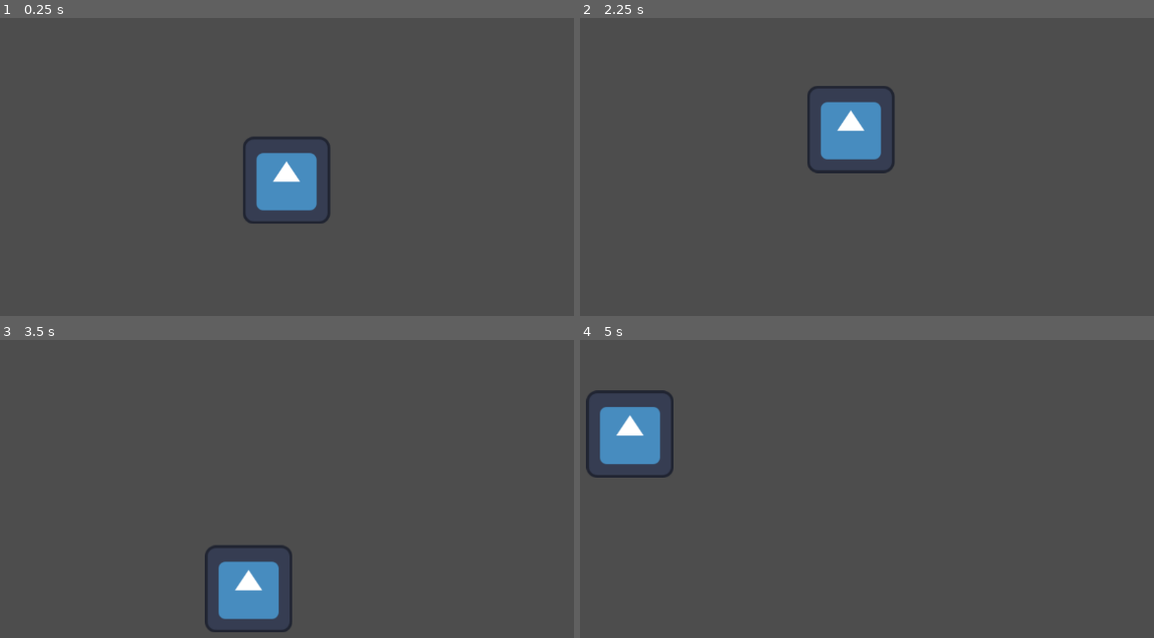
Above: before the commit, frames 1-4 (two rows, left to right).
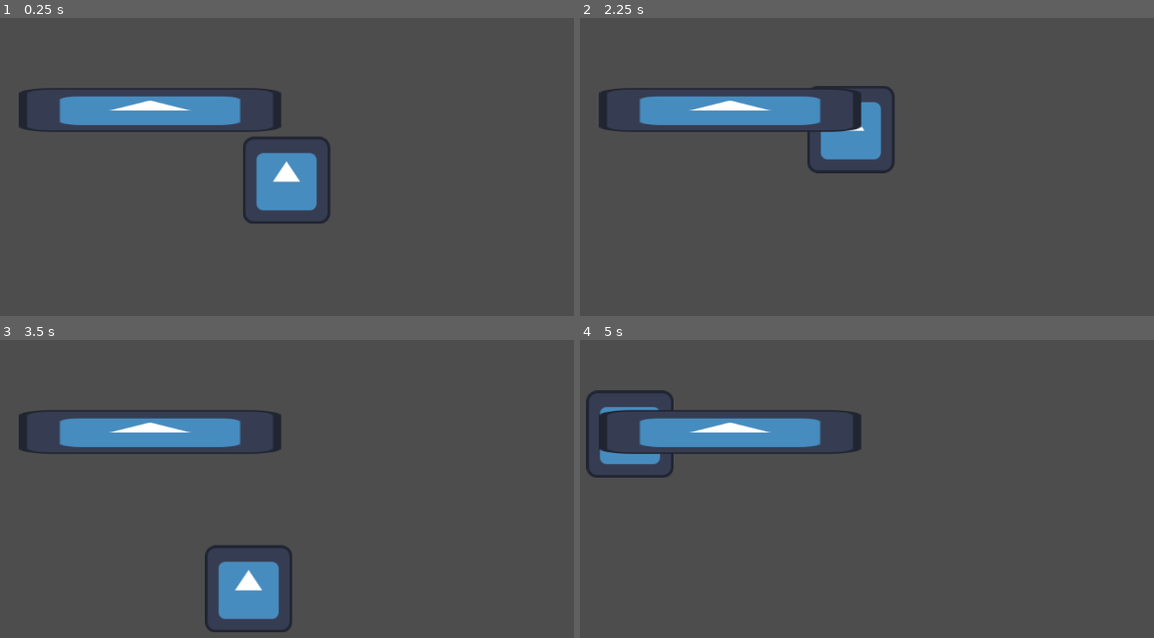
Above: after the commit, the same moments.

Repository: maa8938/DuckGun
Game: Godot game, scene res://main.tscn
Same seed, same stepped clock (60 frames per second), same inputs: the game is played once before the commit and once after it. The engine's default icon, where the game draws it, is replaced by a stand-in: a white triangle on a blue panel in a dark square.
Inputs (mouse positions are in pixels of both pictures, inside the frame that each line leads up to):
- Up to frame 1 (0.25 s): no input
- Up to frame 2 (2.25 s): tap Enter at 0.5, 2 s; move the mouse to (1039, 158) at 0.52 s; tap Space at 1.25 s; move the mouse to (712, 199) at 1.27 s; move the mouse to (947, 80) at 2.02 s
- Up to frame 3 (3.5 s): tap Space at 2.75 s; move the mouse to (246, 590) at 2.77 s
- Up to frame 4 (5 s): tap Enter at 3.5 s; move the mouse to (1102, 566) at 3.52 s; tap Space at 4.25 s; move the mouse to (631, 435) at 4.27 s

The runs differ from the first frame. In frame 1, 4.1% of the frame differs, in the area x 3-50%, y 23-39%; in frame 2, 4.5%; in frame 3, 4.1%; in frame 4, 4.7%.

Commit message:
wall init
basic wall design, change later

Diff:
--- a/main.tscn
+++ b/main.tscn
@@ -1,8 +1,12 @@
-[gd_scene load_steps=2 format=3 uid="uid://n8haxwv1tojy"]
+[gd_scene load_steps=3 format=3 uid="uid://n8haxwv1tojy"]
 
 [ext_resource type="PackedScene" uid="uid://cchdgno8ahqom" path="res://Duck.tscn" id="1_66mkc"]
+[ext_resource type="PackedScene" uid="uid://caaosrdb452yk" path="res://wall.tscn" id="2_0xm2m"]
 
 [node name="Main" type="Node2D"]
 
 [node name="Duck" parent="." instance=ExtResource("1_66mkc")]
 position = Vector2(461, 449)
+
+[node name="Wall" parent="." instance=ExtResource("2_0xm2m")]
+position = Vector2(264, 235)
--- /dev/null
+++ b/wall.tscn
@@ -0,0 +1,20 @@
+[gd_scene load_steps=3 format=3 uid="uid://caaosrdb452yk"]
+
+[ext_resource type="Texture2D" uid="uid://dtgdfhpmnrjem" path="res://icon.svg" id="1_xxgf6"]
+
+[sub_resource type="RectangleShape2D" id="RectangleShape2D_y4f30"]
+size = Vector2(126.667, 120)
+
+[node name="Wall" type="Node2D"]
+
+[node name="Sprite2D" type="Sprite2D" parent="."]
+position = Vector2(110, -12)
+scale = Vector2(3, 0.5)
+texture = ExtResource("1_xxgf6")
+
+[node name="Area2D" type="Area2D" parent="."]
+
+[node name="CollisionShape2D" type="CollisionShape2D" parent="Area2D"]
+position = Vector2(110, -12)
+scale = Vector2(3, 0.5)
+shape = SubResource("RectangleShape2D_y4f30")
